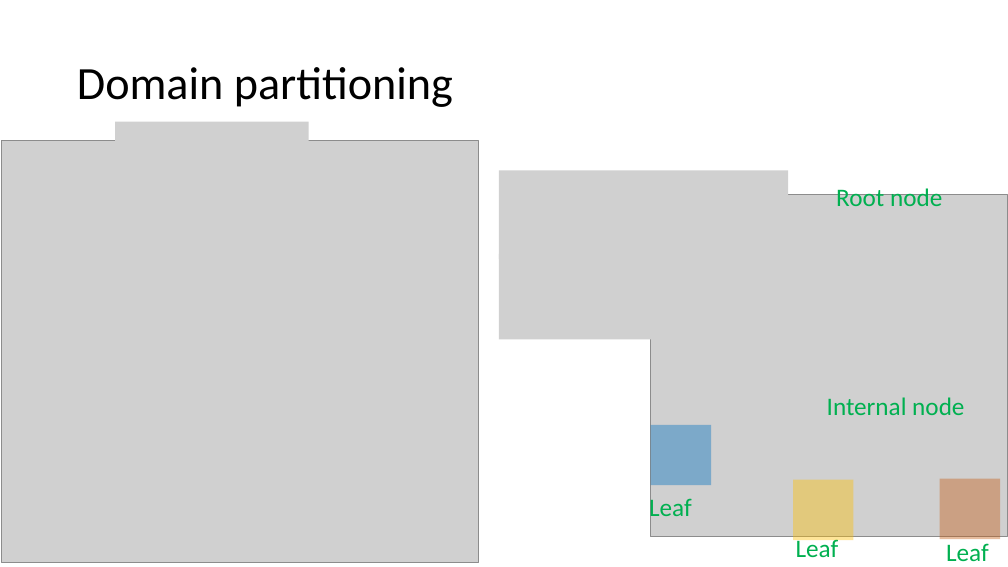
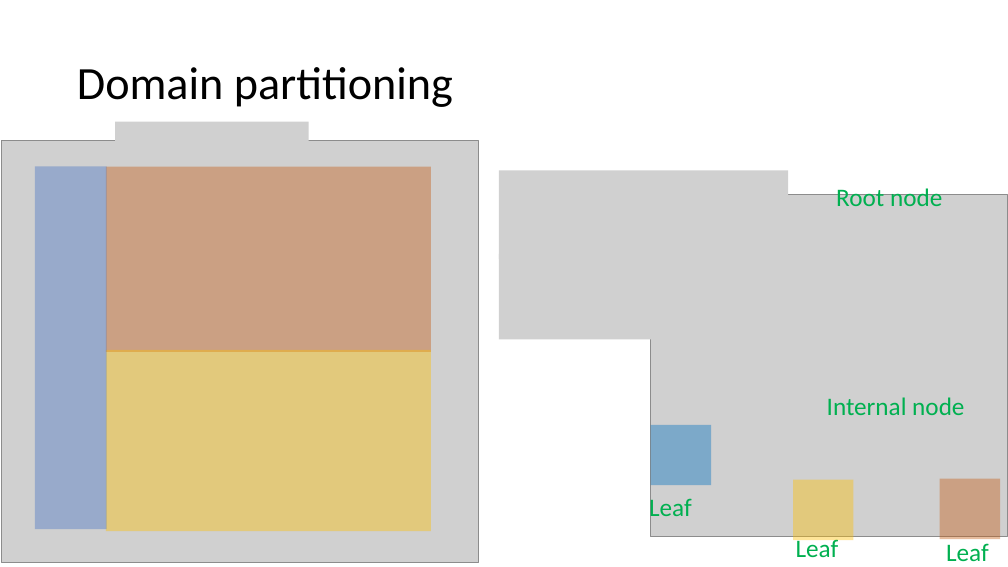
Before and after one commit to mathphysmx/teaching-ml, a slide deck: slide 5 of slides/08_ML_TreeBased.pptx. Drawn at 1008x567 pixels with LibreOffice and Linux fonts; fonts in the diff are those of the drawing; grey boxes stand for pictures. Boxes give left, top, right and bottom in pixels: in the first picture for what was removed or moved away, otherwise in the second. Text is boxed around its words. In the diff, an @@ line names an element or a change of style, - is before the commit and + after.

```diff
--- a/slides/08_ML_TreeBased.pptx
+++ b/slides/08_ML_TreeBased.pptx
@@ rectangle added at bbox=[35, 166, 107, 529], fill #4472C4 at 40% opacity @@
@@ rectangle added at bbox=[106, 166, 431, 352], fill #C55A11 at 40% opacity @@
@@ picture added at bbox=[198, 169, 426, 206] @@
@@ picture removed at bbox=[204, 195, 347, 233] @@
@@ picture: place and size @@
-picture at bbox=[22, 216, 111, 284]
+picture at bbox=[16, 215, 105, 283]
@@ rectangle added at bbox=[106, 350, 431, 532], fill #FFC000 at 40% opacity @@
@@ picture: place and size @@
-picture at bbox=[204, 469, 347, 507]
+picture at bbox=[237, 481, 380, 519]
```
Also in this commit, not shown: 4 other files.
